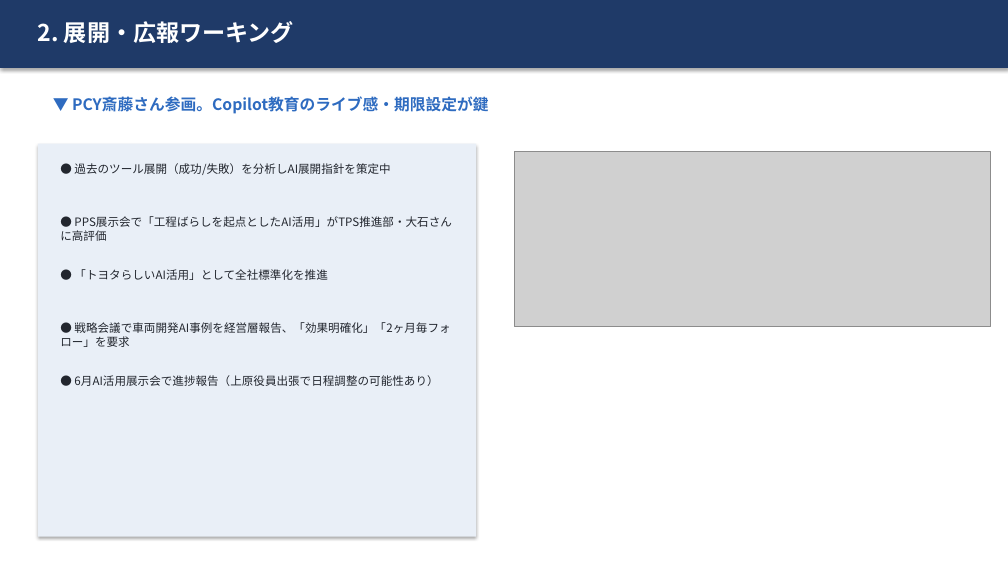
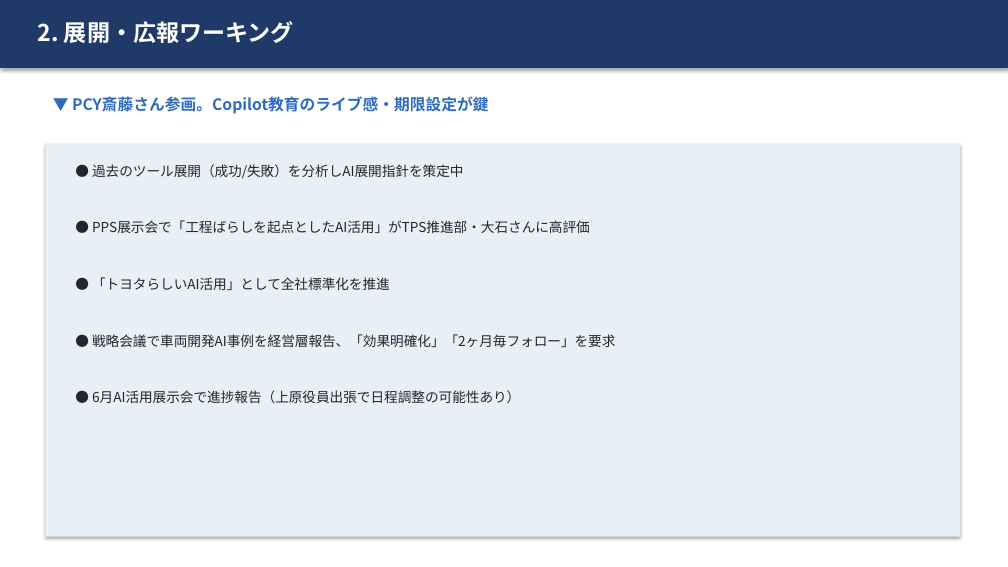
Before and after one commit to hiroakiyasa/meeting-minutes-2026-04-21, a slide deck: slide 5 of 05_hybrid_style.pptx. Drawn at 1008x567 pixels with LibreOffice and Linux fonts; fonts in the diff are those of the drawing; grey boxes stand for pictures. Boxes give left, top, right and bottom in pixels: in the first picture for what was removed or moved away, otherwise in the second. Text is boxed around its words. In the diff, an @@ line names an element or a change of style, - is before the commit and + after.

```diff
--- a/05_hybrid_style.pptx
+++ b/05_hybrid_style.pptx
@@ rectangle: place and size @@
-rectangle at [38,144,476,537]
+rectangle at [45,144,960,537]
@@ text "● 過去のツール展開（成功/失敗）を分析しAI展開指針を策定中": place and size @@
-text "● 過去のツール展開（成功/失敗）を分析しAI展開指針を策定中" at [74,163,390,175]
+text "● 過去のツール展開（成功/失敗）を分析しAI展開指針を策定中" at [92,164,464,179]
@@ picture removed at [514,151,991,327] @@
@@ text "● PPS展示会で「工程ばらしを起点としたAI活用」がTPS推進部・大石さんに高評価": place and size @@
-text "● PPS展示会で「工程ばらしを起点としたAI活用」がTPS推進部・大石さんに高評価" at [60,216,451,241]
+text "● PPS展示会で「工程ばらしを起点としたAI活用」がTPS推進部・大石さんに高評価" at [92,220,590,233]
@@ text "● 「トヨタらしいAI活用」として全社標準化を推進": place and size @@
-text "● 「トヨタらしいAI活用」として全社標準化を推進" at [74,269,327,280]
+text "● 「トヨタらしいAI活用」として全社標準化を推進" at [92,277,390,290]
@@ text "● 戦略会議で車両開発AI事例を経営層報告、「効果明確化」「2ヶ月毎フォロー」を要求": place and size @@
-text "● 戦略会議で車両開発AI事例を経営層報告、「効果明確化」「2ヶ月毎フォロー」を要求" at [60,322,450,347]
+text "● 戦略会議で車両開発AI事例を経営層報告、「効果明確化」「2ヶ月毎フォロー」を要求" at [92,334,615,347]
@@ size 11 to 13 pt in 5 elements at [92,164,464,179], [92,220,590,233], [92,277,390,290], [92,334,615,347], [92,390,520,403] @@
@@ text "● 6月AI活用展示会で進捗報告（上原役員出張で日程調整の可能性あり）": place and size @@
-text "● 6月AI活用展示会で進捗報告（上原役員出張で日程調整の可能性あり）" at [74,375,438,386]
+text "● 6月AI活用展示会で進捗報告（上原役員出張で日程調整の可能性あり）" at [92,390,520,403]
```
Also in this commit, not shown: 4 other slides changed, 1 slide removed, 5 other files.
